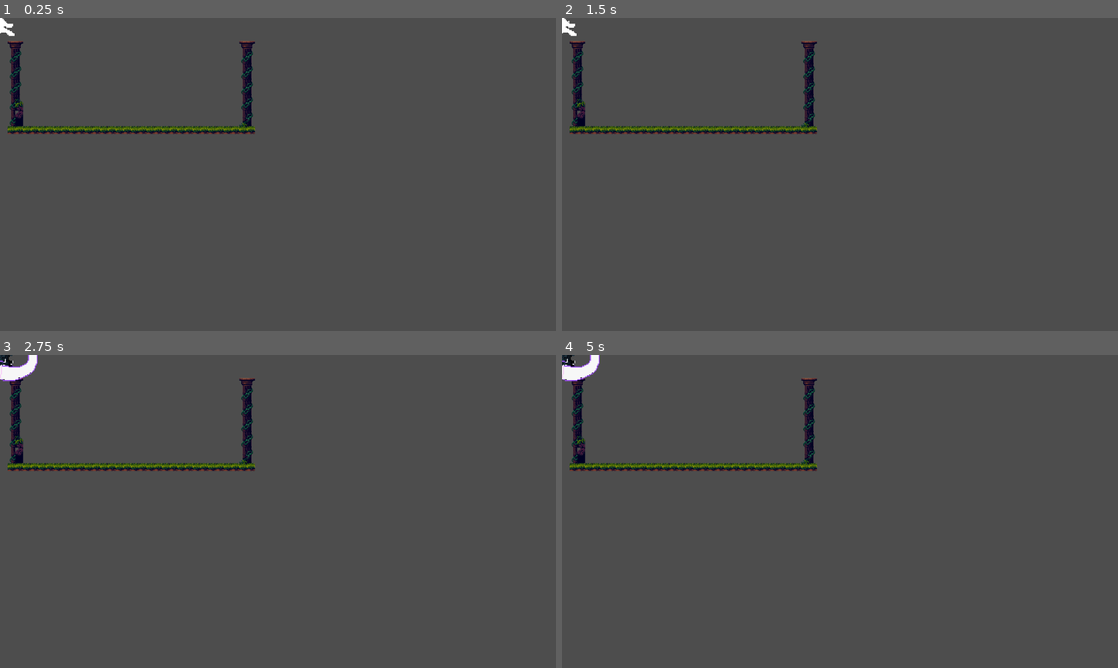
Above: before the commit, frames 1-4 (two rows, left to right).
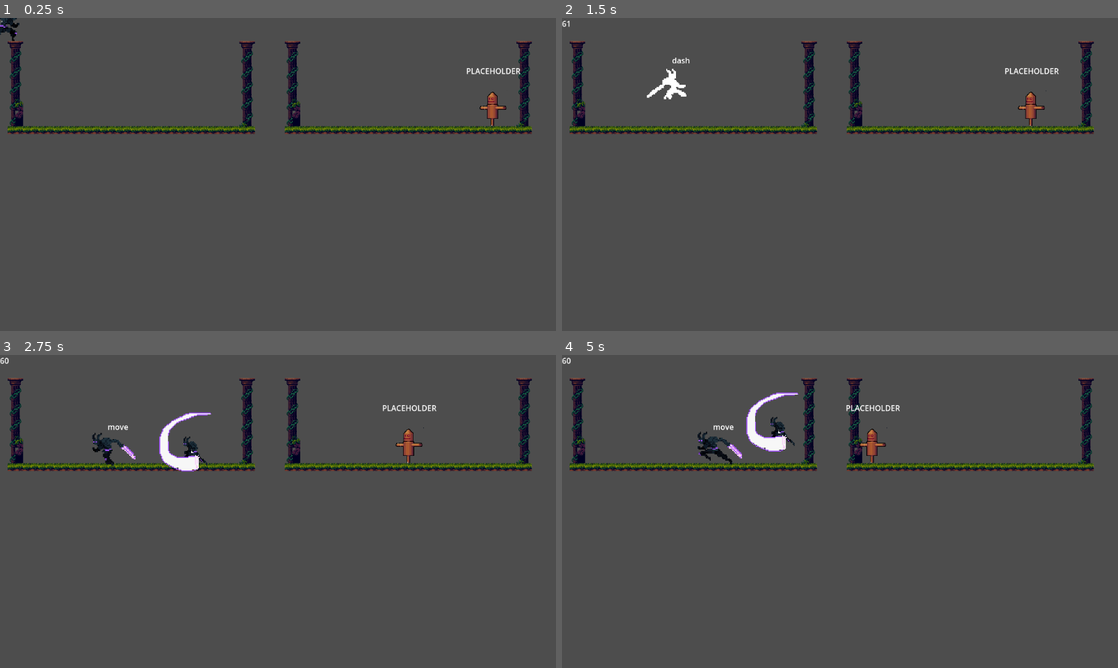
Above: after the commit, the same moments.

Repository: pablopenna/godot_learning
Game: Godot game, scene res://projects/state_machine/scenes/main.tscn
Two runs of this game, one before a commit and one after it. Both use one fixed random seed, a clock stepped at 60 frames per second and the inputs below. This scene is started directly instead of the project's main scene. The engine's default icon, where the game draws it, is replaced by a stand-in: a white triangle on a blue panel in a dark square.
Inputs:
- Up to frame 1 (0.25 s): no input
- Up to frame 2 (1.5 s): tap Enter (ui_accept) at 0.5 s; hold D (move_right) from 0.53 s (still down); tap Ctrl (summon) at 0.6 s; tap Space (jump) at 0.77 s; tap Shift (dash) at 1.35 s
- Up to frame 3 (2.75 s): tap Space (jump) at 1.52 s; tap Ctrl (summon) at 1.55, 2.1 s; release D (move_right) at 2.03 s; hold A (move_left) from 2.03 s (still down)
- Up to frame 4 (5 s): release A (move_left) at 2.78 s; hold D (move_right) 2.78-4.28 s; tap Ctrl (summon) at 2.85, 3.8, 4.35 s; tap Space (jump) at 3.02, 3.77, 4.52 s; hold Shift (dash) 3.53-4.28 s; hold A (move_left) from 4.28 s (still down)

The runs differ from the first frame. In frame 1, 2.6% of the frame differs, in the area x 0-96%, y 0-38%; in frame 2, 2.8%; in frame 3, 3.8%; in frame 4, 3.9%.

Commit message:
Add dummy to state machine scene and fix bug in InvocationFactory

Diff:
--- a/common/scenes/invocation_factory/invocation_factory.gd
+++ b/common/scenes/invocation_factory/invocation_factory.gd
@@ -6,7 +6,7 @@
 func _process(delta):
 	if Input.is_action_just_pressed("summon"):
 			var invocation: Node2D = invocationScene.instantiate()
-			invocation.position = global_position
+			invocation.position = entity_to_get_facing_direction_from.position
 			if entity_to_get_facing_direction_from.facing_direction == FacingDirectionUtils.FacingDirection.LEFT:
 				invocation.scale.x = -1
 			get_tree().get_root().add_child(invocation)
--- a/projects/state_machine/scenes/main.tscn
+++ b/projects/state_machine/scenes/main.tscn
@@ -1,13 +1,22 @@
-[gd_scene load_steps=4 format=3 uid="uid://cha48on3shh4n"]
+[gd_scene load_steps=5 format=3 uid="uid://cha48on3shh4n"]
 
 [ext_resource type="PackedScene" uid="uid://iw2y2tljhrwx" path="res://common/scenes/terrain.tscn" id="3_1yf81"]
 [ext_resource type="PackedScene" uid="uid://cs5xij1m0eito" path="res://projects/main_menu/scenes/return_to_main_menu.tscn" id="3_jl506"]
 [ext_resource type="PackedScene" uid="uid://d01xmvtwdaa5f" path="res://projects/state_machine/scenes/player.tscn" id="3_yehho"]
+[ext_resource type="PackedScene" uid="uid://dptcjh7q8w511" path="res://common/scenes/dummy/dummy.tscn" id="4_nxh17"]
 
 [node name="main" type="Node2D"]
 
 [node name="Terrain" parent="." instance=ExtResource("3_1yf81")]
 
+[node name="DummyTerrain" parent="." instance=ExtResource("3_1yf81")]
+position = Vector2(574, 0)
+
 [node name="ReturnToMainMenu" parent="." instance=ExtResource("3_jl506")]
 
 [node name="Player" parent="." instance=ExtResource("3_yehho")]
+
+[node name="Dummy" parent="." instance=ExtResource("4_nxh17")]
+position = Vector2(996, 187)
+collision_layer = 4
+collision_mask = 10
--- a/projects/state_machine/scenes/player.tscn
+++ b/projects/state_machine/scenes/player.tscn
@@ -1,7 +1,7 @@
 [gd_scene load_steps=23 format=3 uid="uid://d01xmvtwdaa5f"]
 
-[ext_resource type="Script" path="res://projects/state_machine/scripts/StateLabel.gd" id="1_6ecyv"]
-[ext_resource type="Script" path="res://projects/state_machine/scripts/StateManager.gd" id="2_76hbj"]
+[ext_resource type="Script" path="res://projects/state_machine/scripts/state_label.gd" id="1_6ecyv"]
+[ext_resource type="Script" path="res://projects/state_machine/scripts/state_manager.gd" id="2_76hbj"]
 [ext_resource type="Script" path="res://projects/state_machine/scripts/states/idle.gd" id="3_6r46w"]
 [ext_resource type="Script" path="res://projects/state_machine/scripts/states/move.gd" id="4_o17g8"]
 [ext_resource type="Script" path="res://projects/state_machine/scripts/states/air.gd" id="5_n07eh"]
